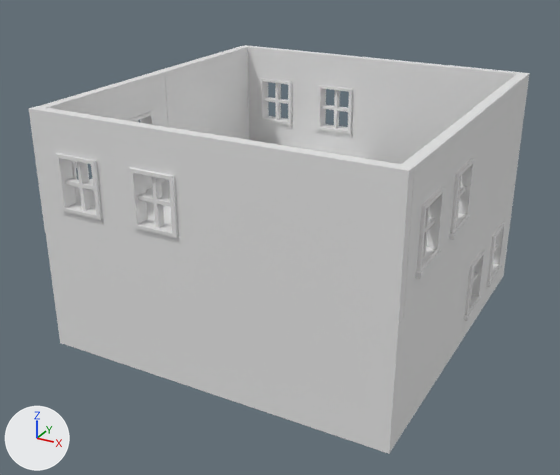
A saved change to the FBX model Assets/Models/Buildings/Two_story_house.FBX.
Both versions are drawn from a 50 mm camera at (-6.74, -11.09, 5.83) aimed at (-11.75, -1.98, 1.27). Lighting does not change. The marker at lower left points along +X, +Y and +Z. Where no turn or scale is listed for an object, it has been applied to the vertices.

Names of what the first picture shows: 'Box056', 'Box058', 'Box060', 'Box061', 'Box062', 'Two_story_Window1', 'Two_story_Window2', 'Two_story_Window3', 'Two_story_window4', 'windows'.
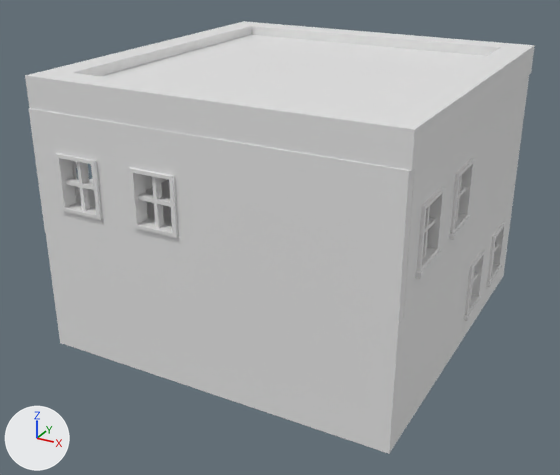
The newer file is also turned or shifted as a whole; pictures and numbers use the older file's frame.

The change, as a list of edits to the scene's bpy script:
```text
Add me_mesh_008_1:
    me_mesh_008_1.from_pydata(...)  # 20 vertices, 18 faces; spans x 0.0..5.03, y 0.0..5.18, z 0.0..0.41
Add ob_roof:
    ob_roof = bpy.data.objects.new('Roof', me_mesh_008_1)
    ob_roof.location = (-14.1, -4.22, 3.4)
```

What differs and where, as boxes [x1, y1, x2, y2] in the pictures (560 x 475 px):
'Roof', added
    after: [25, 21, 535, 171]
'Box060', unchanged, covered by the edit
    before: [367, 58, 530, 234]
    after: [471, 75, 529, 234]
'Two_story_Window3', unchanged, covered by the edit
    before: [244, 45, 373, 159]
'Box062', unchanged, covered by the edit
    before: [158, 46, 250, 140]
'Two_story_Window1', unchanged, covered by the edit
    before: [39, 71, 168, 207]
    after: [72, 161, 168, 207]
